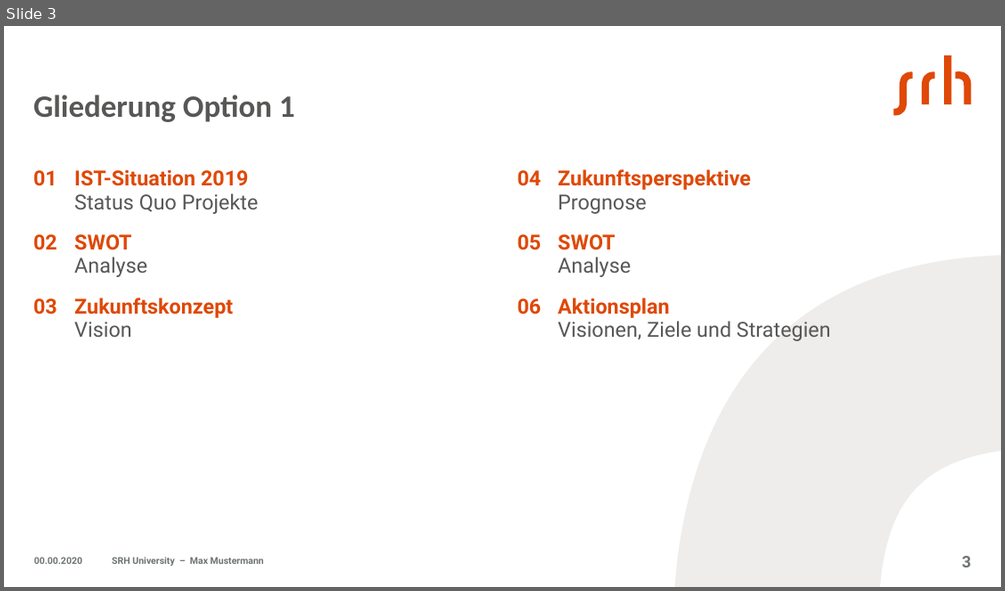
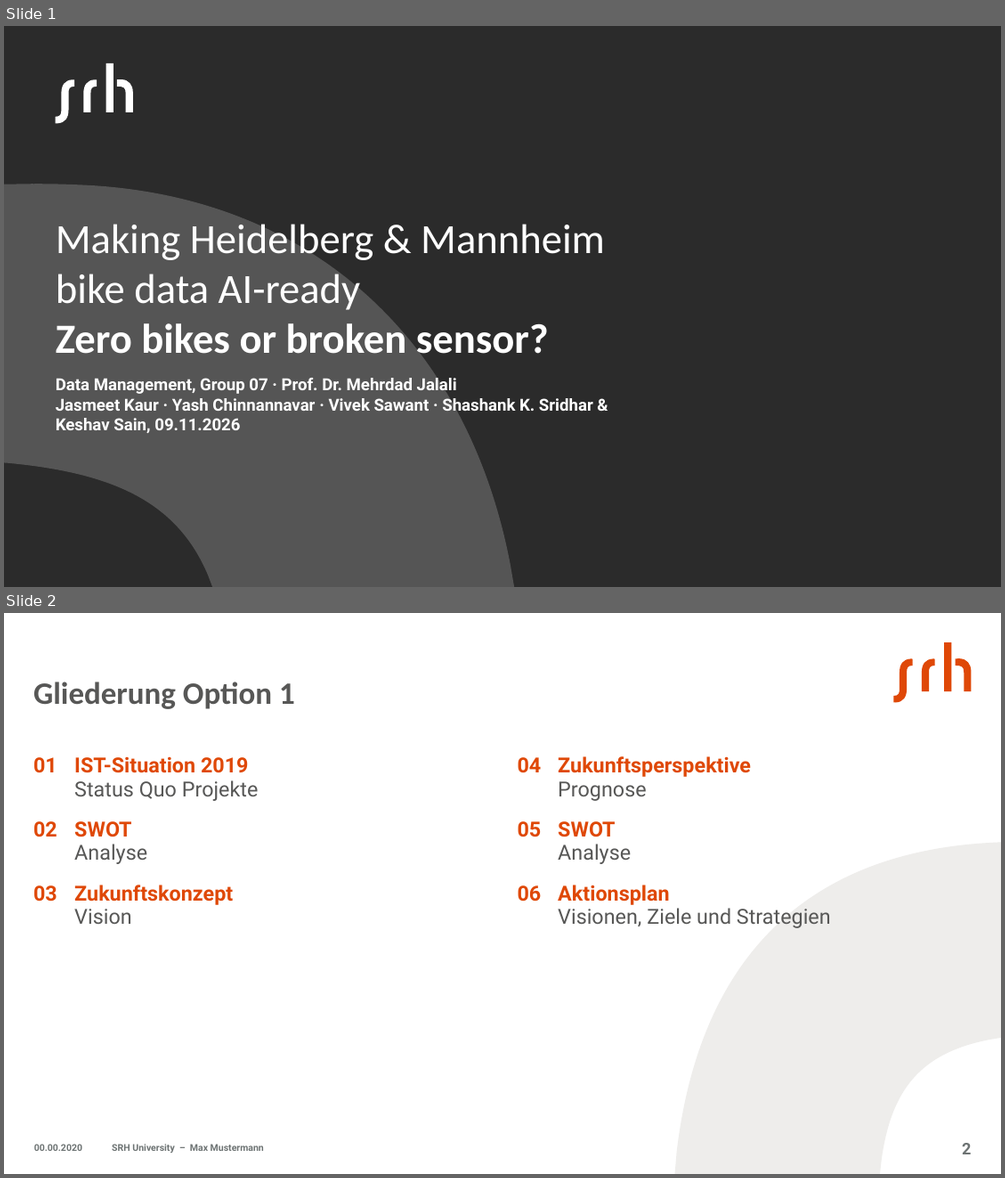
Before and after one commit to jasmeetkaurpelia/dm-project-group-07, a slide deck: slides/SRH_HS_PPT-Master_v1.2.pptx. Shown one above the other, each under a label of ours: slide 3 before the commit, slides 1 and 2 after it. The pictures are 1005x591 and 1005x1178 pixels, drawn with LibreOffice and Linux fonts; fonts in the diff are those of the drawing; background and template pictures are left out; a plain dark background stands for a picture behind light text. Boxes give left, top, right and bottom in pixels: in the first picture for what was removed or moved away, otherwise in the second. Text is boxed around its words. In the diff, an @@ line names an element or a change of style, - is before the commit and + after.

Commit message:
add presentation deck (Jasmeet + Keshav slides done)

```diff
--- a/slides/SRH_HS_PPT-Master_v1.2.pptx
+++ b/slides/SRH_HS_PPT-Master_v1.2.pptx
@@ slide 1 added at [4,26,1001,587], background picture (left out) @@
@@ freeform shape added at [56,63,133,123], fill #FFFFFF @@
@@ freeform shape added at [4,184,514,587], fill #FFFFFF at 20% opacity @@
@@ title added at [56,218,605,363], 40 pt, text #FFFFFF @@
+Making Heidelberg & Mannheim bike data AI-ready
+Zero bikes or broken sensor?
@@ subtitle added at [56,375,593,433], 16 pt, text #FFFFFF, bold @@
+Data Management, Group 07 · Prof. Dr. Mehrdad Jalali
+Jasmeet Kaur · Yash Chinnannavar · Vivek Sawant · Shashank K. Sridhar & Keshav Sain, 09.11.2026
@@ what was slide 3 is now slide 2 @@
@@ page number at [962,1143,971,1154]: text changed @@
-3
+2
```
Also in this commit, not shown: 2 slides removed, 2 other files.
